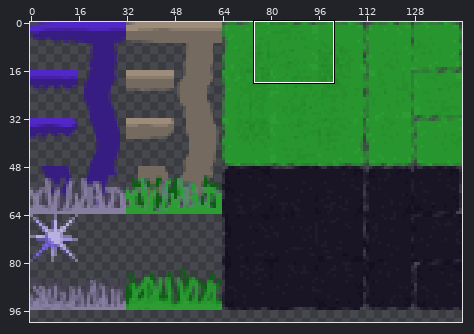
File history of a sprite sheet, tiles16.png. Above: a wide view before the commit, with the close-up outlined.
Close-up. Before the commit:
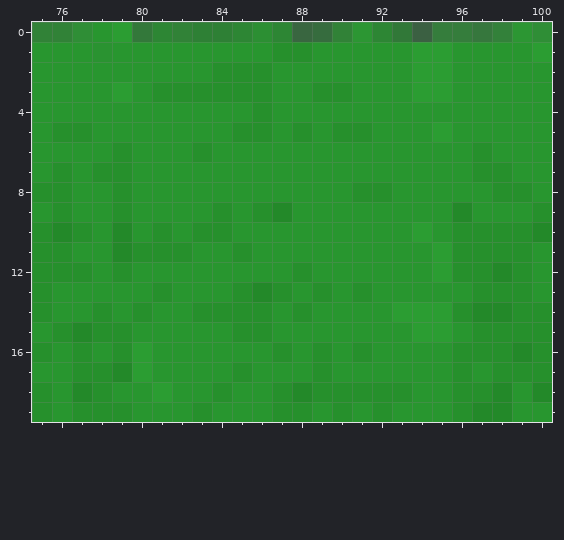
The file is 144x112 pixels. Pixels under 10% opacity are left out. Colours within 5 levels of each other are drawn and written as one. Shown: x 75..100, y 0..19. The wide view leaves out empty margins. The commit also changed other parts of the picture, which this record leaves out.
And afterwards:
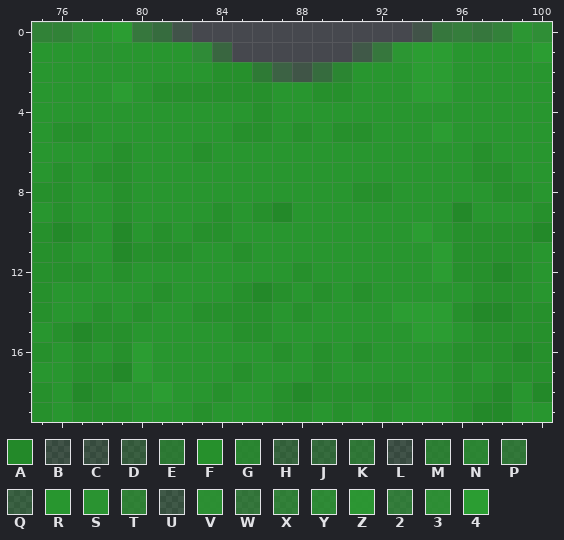
Palette (. is transparent): A #238929  B #248b2929  C #248e2a2f  D #258e2b56  E #258e2bb6  F #26902c  G #26902dda  H #26912d69  J #26912d7f  K #26912da7  L #26922d27  M #26922dc1  N #27942ed0  P #28962e9e  Q #28962f55  R #28962f  S #299630f6  T #29982fba  U #29983035  V #299830e2  W #2a9a3193  X #2a9b31ae  Y #2a9b31cd  Z #2a9b31ef  2 #2b9b32a4  3 #2b9c31d6  4 #2b9d32
Difference:
{"y":0,"x":80,"old":"PNTMMNVNHJTZNKD2","new":"WJL...........BW"}
{"y":1,"x":83,"old":"RRRRFFRRRRR","new":"YH......UWZ"}
{"y":2,"x":86,"old":"FRRRR","new":"EQCJG"}
{"label":"changed","picture_box":[132,22,452,82]}
